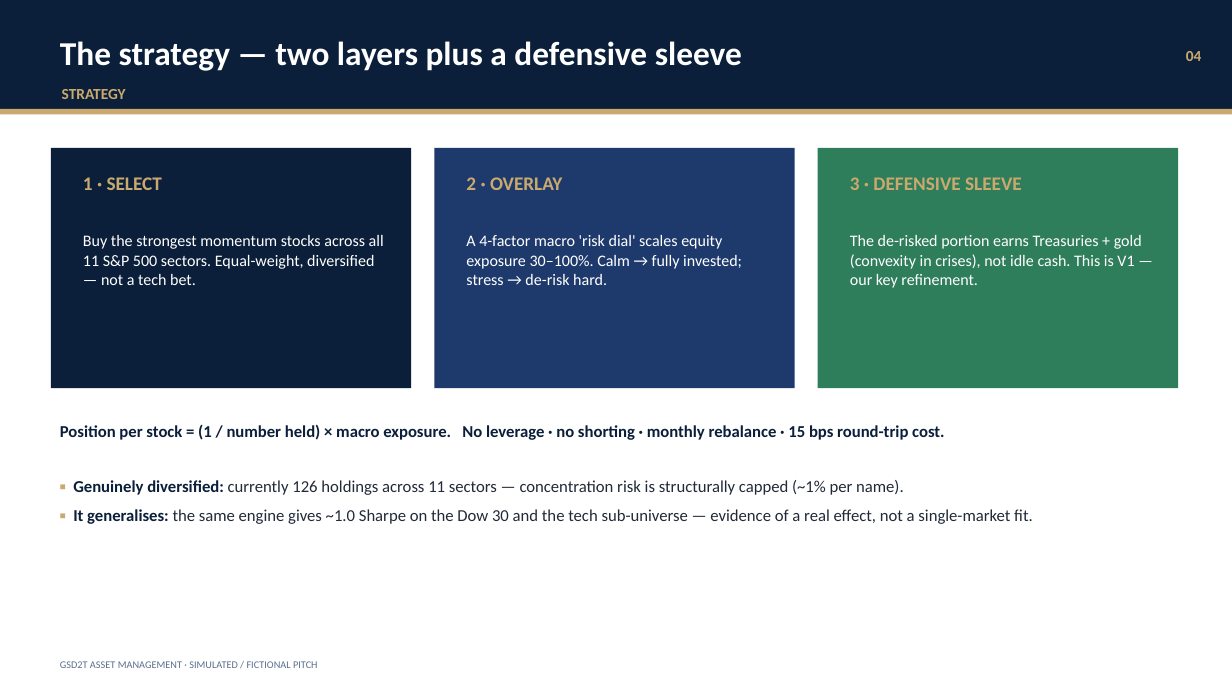
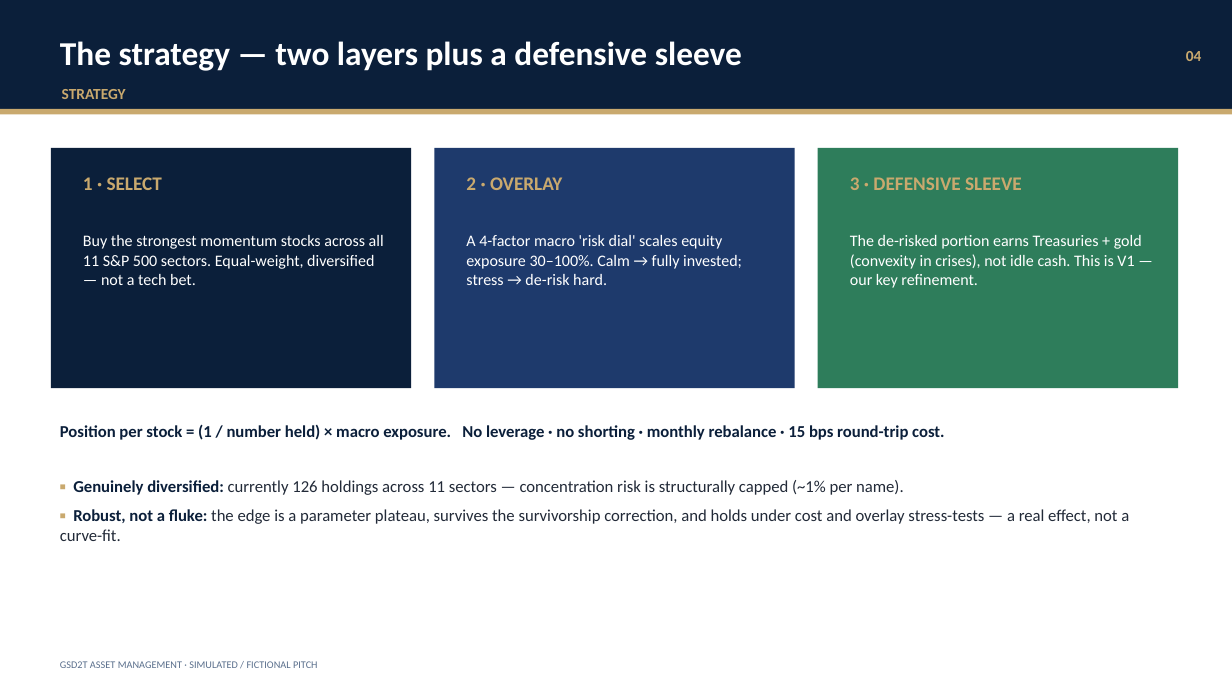
Before and after one commit to torkmell/assetmanProj, a slide deck: slide 5 of GSD2T_Pitch_Deck.pptx. Drawn at 1232x693 pixels with LibreOffice and Linux fonts; fonts in the diff are those of the drawing. Boxes give left, top, right and bottom in pixels: in the first picture for what was removed or moved away, otherwise in the second. Text is boxed around its words. In the diff, an @@ line names an element or a change of style, - is before the commit and + after.

```diff
--- a/GSD2T_Pitch_Deck.pptx
+++ b/GSD2T_Pitch_Deck.pptx
@@ text at (60,509,1129,541): text changed @@
-▪ It generalises: the same engine gives ~1.0 Sharpe on the Dow 30 and the tech sub-universe — evidence of a real effect, not a single-market fit.
+▪ Robust, not a fluke: the edge is a parameter plateau, survives the survivorship correction, and holds under cost and overlay stress-tests — a real effect, not a curve-fit.
```
Also in this commit, not shown: 2 other slides changed, 31 other files.
